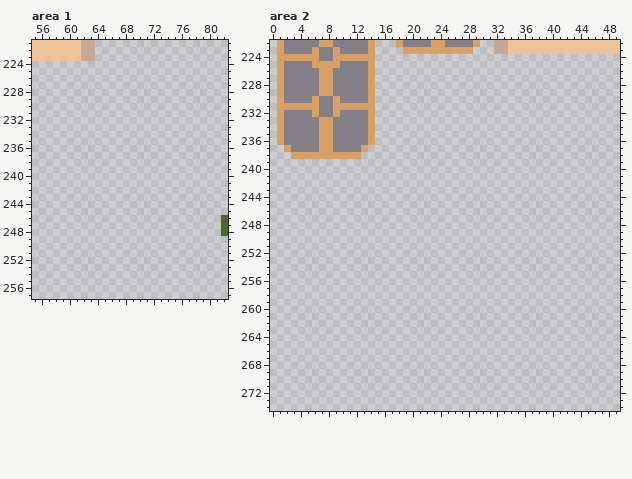
A pixel-art file gets an edit: res/maps/tileset.aseprite. The picture above was drawn from the file before the commit.
160x320 pixels, 1 frame. Shown: area 1: x 55..82, y 221..257; area 2: x 0..49, y 222..274.
And afterwards:
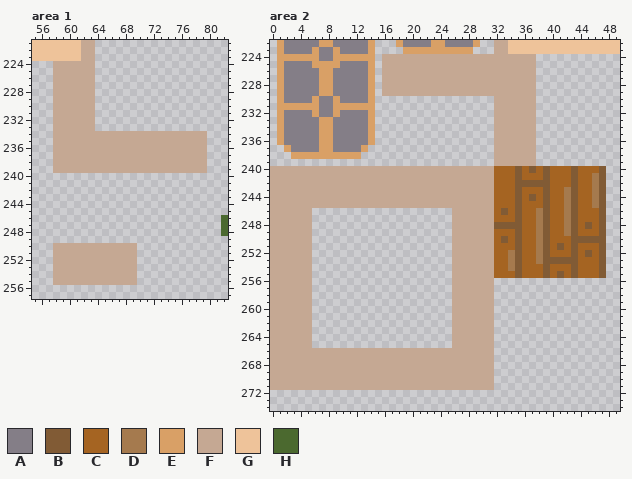
Palette (. is transparent): A #847e87  B #815b35  C #a56422  D #a57a4e  E #d9a066  F #c5a893  G #eec39a  H #4b692f
The author wrote: Worked on the town hall map.
Difference:
Area 1:
y 224..233: x 58..63 ...... -> FFFFFF
y 234..239: x 58..79 ...................... -> FFFFFFFFFFFFFFFFFFFFFF
y 250..255: x 58..69 ............ -> FFFFFFFFFFFF
Area 2:
y 224..229: x 16..37 ...................... -> FFFFFFFFFFFFFFFFFFFFFF
y 230..239: x 32..37 ...... -> FFFFFF
y 240: x 0..47 ................................................ -> FFFFFFFFFFFFFFFFFFFFFFFFFFFFFFFFCCCBCBCBCCCBCCCB
y 241: x 0..47 ................................................ -> FFFFFFFFFFFFFFFFFFFFFFFFFFFFFFFFCCCBCCCBCCCBCCDB
y 242: x 0..47 ................................................ -> FFFFFFFFFFFFFFFFFFFFFFFFFFFFFFFFCCCBBBBBCCCBCCDB
y 243: x 0..47 ................................................ -> FFFFFFFFFFFFFFFFFFFFFFFFFFFFFFFFCCCBCCCBCCDBCCDB
y 244: x 0..47 ................................................ -> FFFFFFFFFFFFFFFFFFFFFFFFFFFFFFFFCCCBCBCBCCDBCCDB
y 245: x 0..47 ................................................ -> FFFFFFFFFFFFFFFFFFFFFFFFFFFFFFFFCCCBCCCBCCDBCCDB
y 246: x 0..5 ...... -> FFFFFF; x 26..47 ...................... -> FFFFFFCBCBCCDBCCDBCCCB
y 247: x 0..5 ...... -> FFFFFF; x 26..47 ...................... -> FFFFFFCCCBCCDBCCDBCCCB
y 248: x 0..5 ...... -> FFFFFF; x 26..47 ...................... -> FFFFFFBBBBCCDBCCDBCBCB
y 249: x 0..5 ...... -> FFFFFF; x 26..47 ...................... -> FFFFFFCCCBCCDBCCDBCCCB
y 250: x 0..5 ...... -> FFFFFF; x 26..47 ...................... -> FFFFFFCBCBCCDBCCCBBBBB
y 251: x 0..5 ...... -> FFFFFF; x 26..47 ...................... -> FFFFFFCCCBCCDBCBCBCCCB
y 252: x 0..5 ...... -> FFFFFF; x 26..47 ...................... -> FFFFFFCCDBCCDBCCCBCBCB
y 253: x 0..5 ...... -> FFFFFF; x 26..47 ...................... -> FFFFFFCCDBCCDBBBBBCCCB
y 254: x 0..5 ...... -> FFFFFF; x 26..47 ...................... -> FFFFFFCCDBCCCBCCCBCCCB
y 255: x 0..5 ...... -> FFFFFF; x 26..47 ...................... -> FFFFFFCCCBCCCBCBCBCCCB
y 256..265: x 0..5 ...... -> FFFFFF; x 26..31 ...... -> FFFFFF
y 266..271: x 0..31 ................................ -> FFFFFFFFFFFFFFFFFFFFFFFFFFFFFFFF
Changed places in both pictures, as pixel boxes (x1, y1, x2, y2):
added: (53, 61, 207, 173)
added: (53, 243, 137, 285)
added: (270, 54, 606, 390)
